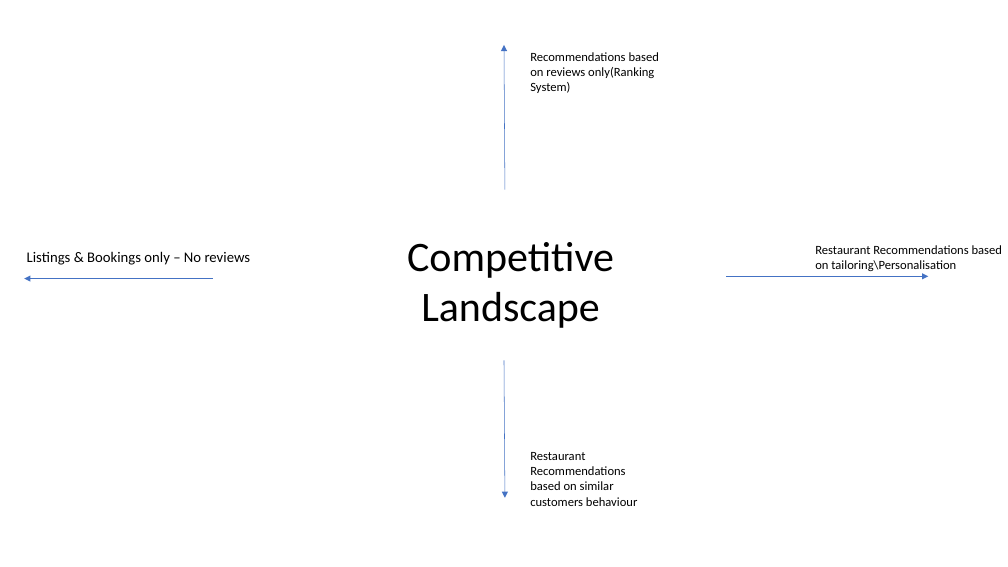
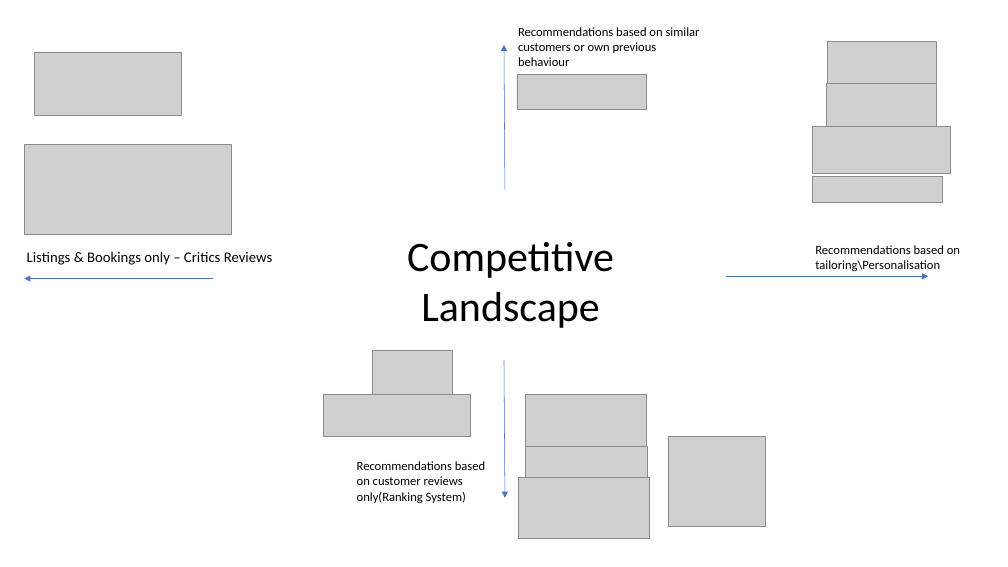
Before and after one commit to fm778/Hello-World, a slide deck: slide 9 of Investor Deck 110718 - Recommendations.pptx. Drawn at 1008x567 pixels with LibreOffice and Linux fonts; fonts in the diff are those of the drawing; grey boxes stand for pictures. Boxes give left, top, right and bottom in pixels: in the first picture for what was removed or moved away, otherwise in the second. Text is boxed around its words. In the diff, an @@ line names an element or a change of style, - is before the commit and + after.

```diff
--- a/Investor Deck 110718 - Recommendations.pptx
+++ b/Investor Deck 110718 - Recommendations.pptx
@@ text at (518,27,700,66): text changed @@
-Restaurant Recommendations based on similar customers behaviour
+Recommendations based on similar customers or own previous behaviour
@@ picture added at (34,52,181,115) @@
@@ picture added at (827,42,937,83) @@
@@ picture added at (517,75,647,110) @@
@@ picture added at (827,83,937,135) @@
@@ picture added at (24,144,231,234) @@
@@ picture added at (813,126,951,173) @@
@@ picture added at (813,177,943,203) @@
@@ text at (27,251,272,265): text changed @@
-Listings & Bookings only – No reviews
+Listings & Bookings only – Critics Reviews
@@ text at (815,245,960,271): text changed @@
-Restaurant Recommendations based on tailoring\Personalisation
+Recommendations based on tailoring\Personalisation
@@ picture added at (373,350,452,394) @@
@@ picture added at (324,394,471,436) @@
@@ picture added at (526,394,647,447) @@
@@ picture added at (526,447,647,477) @@
@@ picture added at (668,436,767,526) @@
@@ text at (357,461,485,503): text changed @@
-Recommendations based on reviews only(Ranking System)
+Recommendations based on customer reviews only(Ranking System)
@@ picture added at (518,477,650,538) @@
```
Also in this commit, not shown: 3 other slides changed, 1 slide added, 1 slide removed, 1 other file.
